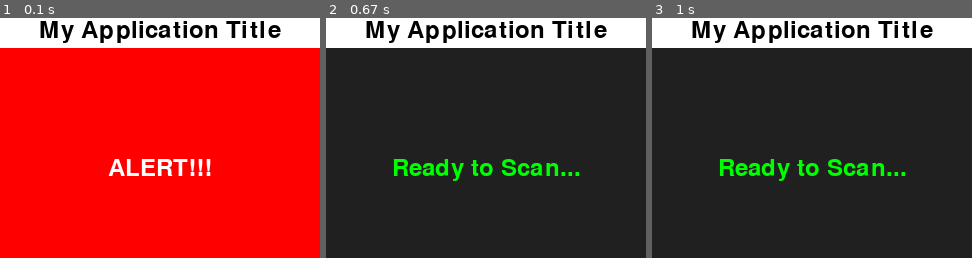
Above: before the commit, frames 1-3 (left to right).
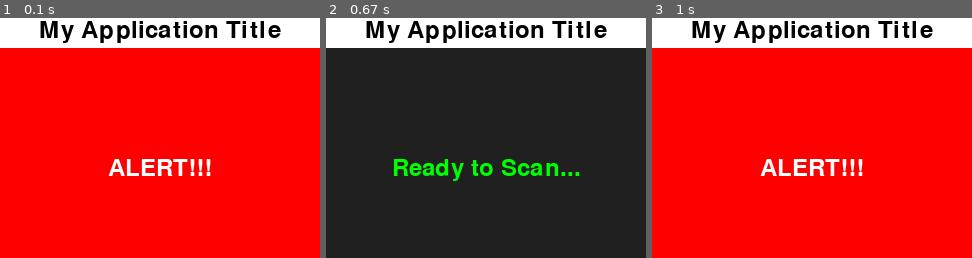
Above: after the commit, the same moments.

Repository: danstoner/python_experiments
Game: pygame game, started from PiTFT/basic_blitting.py
The game is run twice, just before and just after one commit, with the same random seed, the same clock (stepped at 60 frames per second) and the same inputs. The source is Python 2; it was converted automatically to run under Python 3.
Inputs (mouse positions are in pixels of both pictures, inside the frame that each line leads up to):
- Up to frame 1 (0.1 s): no input
- Up to frame 2 (0.67 s): click (486, 138) at 0.38 s
- Up to frame 3 (1 s): tap Enter at 0.67 s

Frames 1-2 are identical in both runs. In frame 3, 88% of the frame differs, in the area x 0-100%, y 12-100%.

Commit message:
updates, still no worky

Diff:
--- a/PiTFT/basic_blitting.py
+++ b/PiTFT/basic_blitting.py
@@ -106,7 +106,6 @@
                 change_to_alerting(screen,background,"ALERT!!!")
                 pygame.display.flip()
             return False
-
     return True
 
 def alarmloop(screen,background):
@@ -198,16 +197,22 @@
     background.blit(text, textpos)
     screen.blit(background,(0,0))
     pygame.display.flip()
-    change_to_alerting(screen,background,"ALERT!!!")
-    pygame.display.flip()
     while running:
         print "** main running **"
+        if alarming:
+            change_to_alerting(screen,background,"ALERT!!!")
+            pygame.display.flip()
         while alarming and running:
+            print "** alarming and running **"
             alarming = alarmloop(screen,background)
-            pygame.display.flip()
+#            pygame.display.flip()
 #        letterstack = "" # reset the letter stack whenever we are outside the scanning loop
+#        alarming = False
         scanning = True
+        change_to_scanning(screen,background,"Ready to Scan...")
+        pygame.display.flip()
         while scanning and running:
+            print "** scanning and running **"
 #            line = sys.stdin.readline()
 #           print "debug: ", line
             # if (line == "quit") or (line == "exit"):
@@ -219,7 +224,8 @@
             #     alarming = True
             #     change_to_alerting(screen,background,"ALERT!!!")
             scanning = scanloop(screen,background)
+            pygame.display.flip()
             running = poll_for_quit()
-            pygame.display.flip()
         alarming = True
+#        scanning = True
     raise SystemExit
